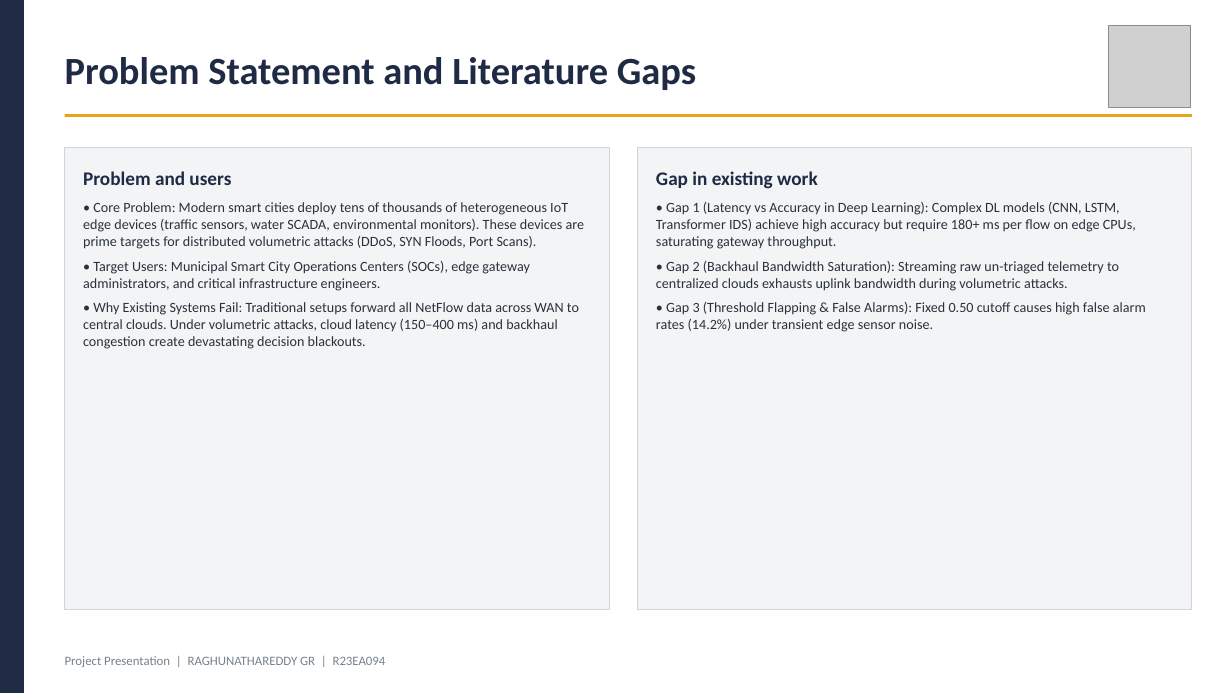
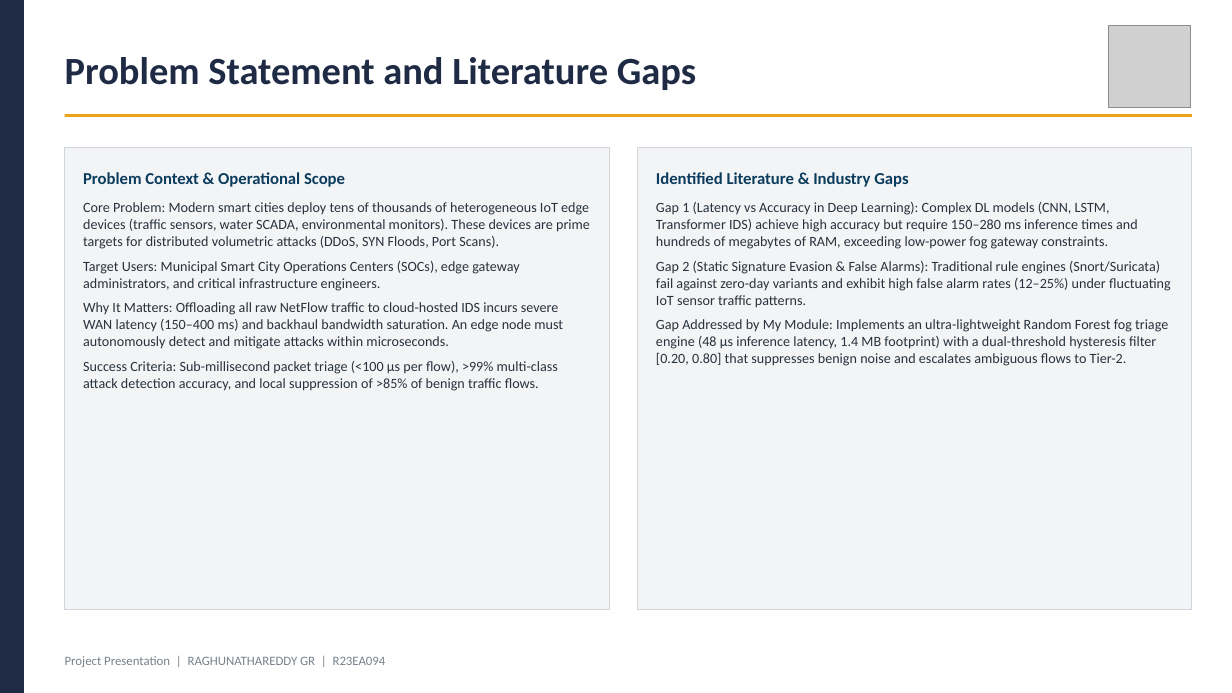
Before and after one commit to Raghunath2604/RIO_PROJECT-SMART_CITY-, a slide deck: slide 2 of docs/Project_Presentation_R23EA094.pptx. Drawn at 1232x693 pixels with LibreOffice and Linux fonts; fonts in the diff are those of the drawing; grey boxes stand for pictures. Boxes give left, top, right and bottom in pixels: in the first picture for what was removed or moved away, otherwise in the second. Text is boxed around its words. In the diff, an @@ line names an element or a change of style, - is before the commit and + after.

Commit message:
docs: finalize professional presentation card titles, justified reports, inline diagrams, and zero-defect audit

```diff
--- a/docs/Project_Presentation_R23EA094.pptx
+++ b/docs/Project_Presentation_R23EA094.pptx
@@ text at (83, 172, 345, 187): text changed; size 15 to 13 pt; text colour #1F2A44 to #0B3C5D @@
-Problem and users
+Problem Context & Operational Scope
@@ text at (656, 172, 908, 187): text changed; size 15 to 13 pt; text colour #1F2A44 to #0B3C5D @@
-Gap in existing work
+Identified Literature & Industry Gaps
@@ text at (83, 202, 590, 391): text changed @@
-• Core Problem: Modern smart cities deploy tens of thousands of heterogeneous IoT edge devices (traffic sensors, water SCADA, environmental monitors). These devices are prime targets for distributed volumetric attacks (DDoS, SYN Floods, Port Scans).
-• Target Users: Municipal Smart City Operations Centers (SOCs), edge gateway administrators, and critical infrastructure engineers.
-• Why Existing Systems Fail: Traditional setups forward all NetFlow data across WAN to central clouds. Under volumetric attacks, cloud latency (150–400 ms) and backhaul congestion create devastating decision blackouts.
+Core Problem: Modern smart cities deploy tens of thousands of heterogeneous IoT edge devices (traffic sensors, water SCADA, environmental monitors). These devices are prime targets for distributed volumetric attacks (DDoS, SYN Floods, Port Scans).
+Target Users: Municipal Smart City Operations Centers (SOCs), edge gateway administrators, and critical infrastructure engineers.
+Why It Matters: Offloading all raw NetFlow traffic to cloud-hosted IDS incurs severe WAN latency (150–400 ms) and backhaul bandwidth saturation. An edge node must autonomously detect and mitigate attacks within microseconds.
+Success Criteria: Sub-millisecond packet triage (<100 μs per flow), >99% multi-class attack detection accuracy, and local suppression of >85% of benign traffic flows.
@@ text at (656, 202, 1171, 366): text changed @@
-• Gap 1 (Latency vs Accuracy in Deep Learning): Complex DL models (CNN, LSTM, Transformer IDS) achieve high accuracy but require 180+ ms per flow on edge CPUs, saturating gateway throughput.
-• Gap 2 (Backhaul Bandwidth Saturation): Streaming raw un-triaged telemetry to centralized clouds exhausts uplink bandwidth during volumetric attacks.
-• Gap 3 (Threshold Flapping & False Alarms): Fixed 0.50 cutoff causes high false alarm rates (14.2%) under transient edge sensor noise.
+Gap 1 (Latency vs Accuracy in Deep Learning): Complex DL models (CNN, LSTM, Transformer IDS) achieve high accuracy but require 150–280 ms inference times and hundreds of megabytes of RAM, exceeding low-power fog gateway constraints.
+Gap 2 (Static Signature Evasion & False Alarms): Traditional rule engines (Snort/Suricata) fail against zero-day variants and exhibit high false alarm rates (12–25%) under fluctuating IoT sensor traffic patterns.
+Gap Addressed by My Module: Implements an ultra-lightweight Random Forest fog triage engine (48 μs inference latency, 1.4 MB footprint) with a dual-threshold hysteresis filter [0.20, 0.80] that suppresses benign noise and escalates ambiguous flows to Tier-2.
```
Also in this commit, not shown: 11 other slides changed, 19 other files.
